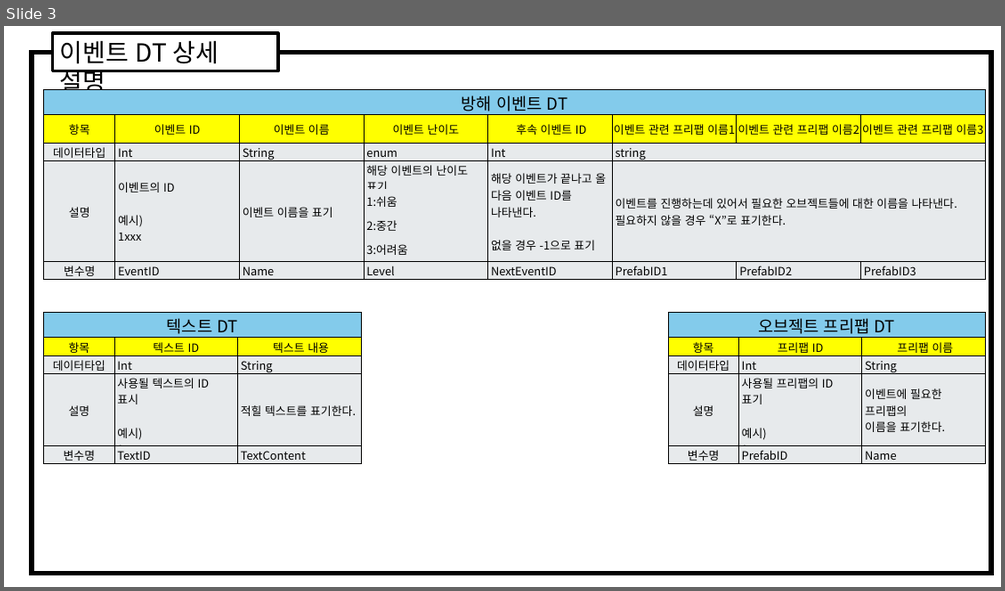
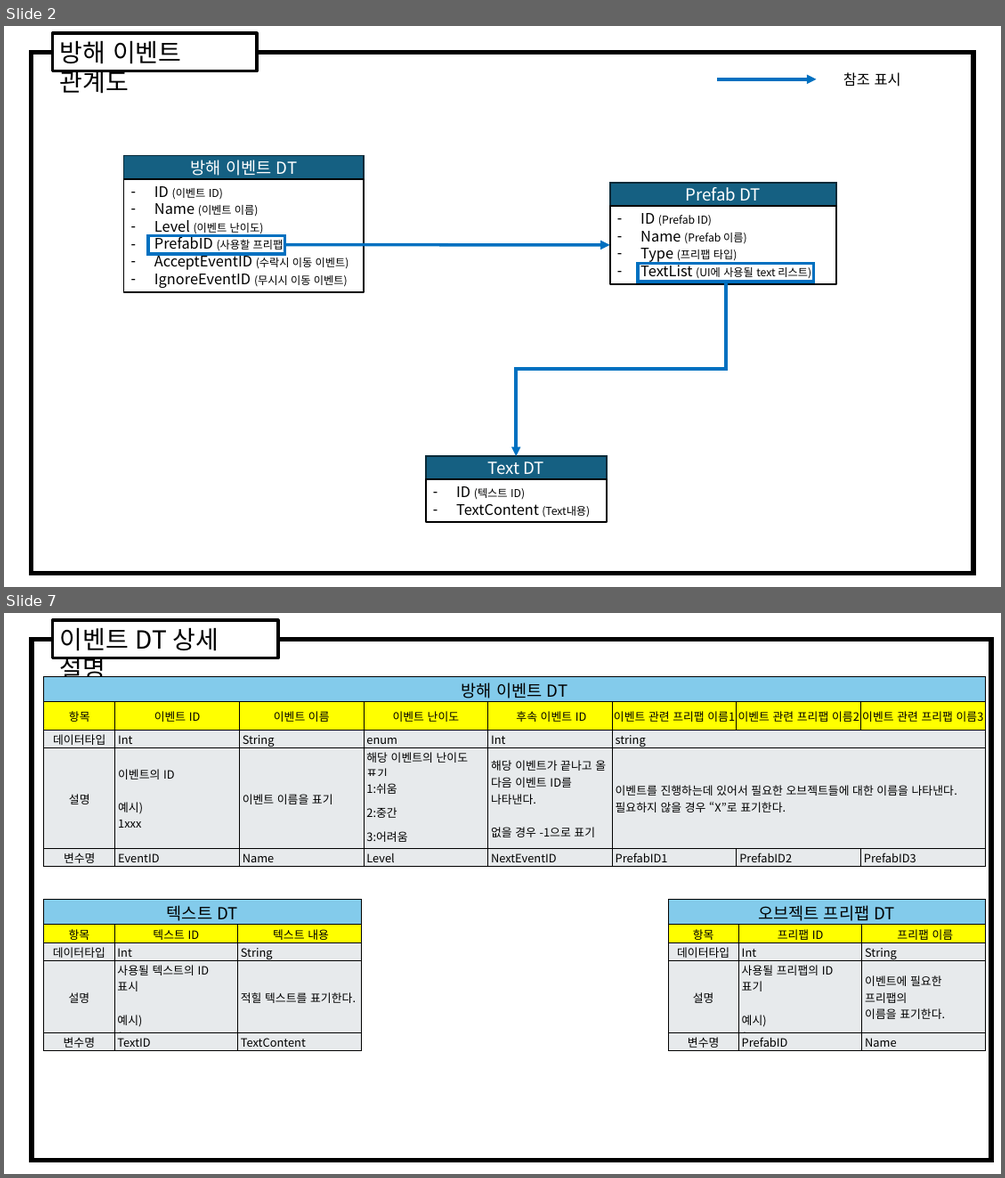
Before and after one commit to weariness00/Mandle_10Minute_Game, a slide deck: document/데이터테이블 문서.pptx. Shown one above the other, each under a label of ours: slide 3 before the commit, slides 2 and 7 after it; the slides between them are not shown. The pictures are 1005x591 and 1005x1178 pixels, drawn with LibreOffice and Linux fonts; fonts in the diff are those of the drawing. Boxes give left, top, right and bottom in pixels: in the first picture for what was removed or moved away, otherwise in the second. Text is boxed around its words. In the diff, an @@ line names an element or a change of style, - is before the commit and + after.

```diff
--- a/document/데이터테이블 문서.pptx
+++ b/document/데이터테이블 문서.pptx
@@ slide 2 added at [4,26,1001,587], background #FFFFFF @@
@@ rectangle added at [32,52,974,573], fill #FFFFFF, outline #000000 4.5 pt @@
@@ rectangle added at [53,33,257,70], fill #FFFFFF, outline #000000 3 pt, 24 pt, text #000000 @@
+방해 이벤트 관계도
@@ text added at [843,72,901,87], 14 pt, text #000000 @@
+참조 표시
@@ arrow added from (718, 79) to (816, 79), #0070C0 3 pt @@
@@ rectangle added at [123,155,364,178], fill #156082, outline #092A39 1.5 pt, 16 pt, text #FFFFFF @@
+방해 이벤트 DT
@@ rectangle added at [123,178,364,291], outline #000000 1.5 pt, 10.5 pt, text #000000 @@
+– ID (이벤트 ID)
+– Name (이벤트 이름)
+– Level (이벤트 난이도)
+– PrefabID (사용할 프리팹)
+– AcceptEventID (수락시 이동 이벤트)
+– IgnoreEventID (무시시 이동 이벤트)
@@ rectangle added at [610,183,835,206], fill #156082, outline #092A39 1.5 pt, 16 pt, text #FFFFFF @@
+Prefab DT
@@ rectangle added at [610,206,835,284], outline #000000 1.5 pt, 10.5 pt, text #000000 @@
+– ID (Prefab ID)
+– Name (Prefab 이름)
+– Type (프리팹 타입)
+– TextList (UI에 사용될 text 리스트)
@@ rectangle added at [148,235,285,254], outline #0070C0 3 pt @@
@@ arrow added from (285, 244) to (610, 245), #0070C0 3 pt @@
@@ rectangle added at [638,263,814,281], outline #0070C0 3 pt @@
@@ elbow arrow added from (726, 281) to (517, 456), #0070C0 3 pt @@
@@ rectangle added at [426,456,607,479], fill #156082, outline #092A39 1.5 pt, 16 pt, text #FFFFFF @@
+Text DT
@@ rectangle added at [426,479,607,522], outline #000000 1.5 pt, 10.5 pt, text #000000 @@
+– ID (텍스트 ID)
+– TextContent (Text내용)
@@ what was slide 3 is now slide 7 @@
```
Also in this commit, not shown: 4 other slides added, 1 slide removed, 4 other files.
